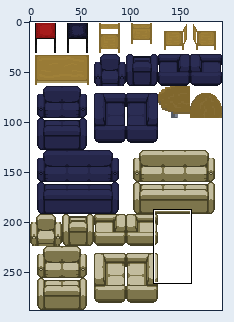
Sprite sheet -- CD_Objects.png. Above, an overview of the earlier version with the close-up marked.
Close-up. As it was:
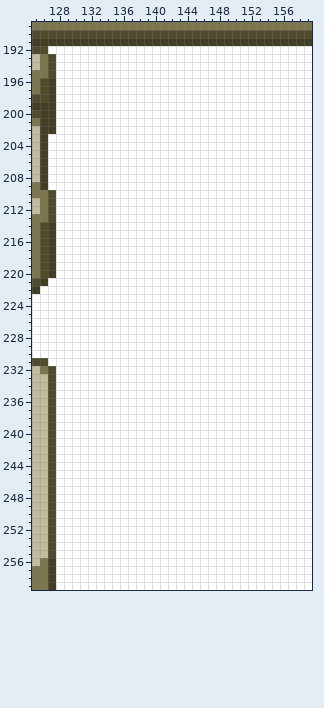
The file is 192x288 pixels. Colours within 5 levels of each other are drawn and written as one. Shown: x 125..159, y 189..259.
And afterwards:
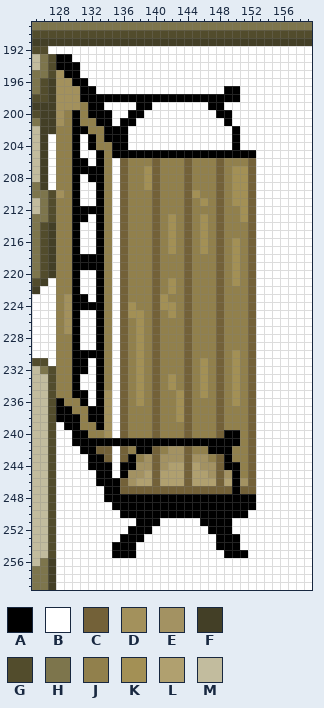
Palette (. is transparent): A #000000  B #ffffff  C #736138  D #a3915c  E #a39262  F #433f26  G #524c2c  H #7d754c  J #91804c  K #a39055  L #b0a06f  M #c2bc9e
The commit says: Bank hinzugefügt
The edit:
Changed rows in their new state; - is an unchanged pixel.
first column x 128:
193 AA-----------------------
194 AAA----------------------
195 DAA----------------------
196 DDAA---------------------
197 DDDAA----------------AA--
198 DDDAAAAAAAAAAAAAAAAAAAA--
199 DDDJAA----AA-------AA----
200 DJAJAAA--AA---------AA---
201 DJAJJAA-AA-----------A---
202 JJAAJJAAA-------------A--
203 JJA-AJAAA-------------A--
204 JJA-AJJAA-------------A--
205 JJA--AJAAAAAAAAAAAAAAAAAA
206 JJAA-AJ-CJJJCJJJCJJJCJJJC
207 JJAAAAJ-CJJKCJJJCJJJCJKKC
208 JJA-AAJ-CJJKCJJJCJJJCJKKC
209 JJA--AJ-CJJKCJJJCJJJCJKKC
210 DJA--AJ-CJJJCJJJCKJJCJKKC
211 JJA--AJ-CJJJCJJJCJKJCJKKC
212 JJAAAAJ-CJJJCJJJCJJJCJJKC
213 JJAA-AJ-CJJJCJKJCJKJCJJKC
214 JJA--AJ-CJJJCJKJCJKJCJJJC
215 JJA--AJ-CJJJCJKJCJKJCJJJC
216 JJA--AJ-CJJJCJKJCJKJCJKJC
217 JJA--AJ-CJJJCJKJCJKJCJKJC
218 JJAAAAJ-CJJJCJJJCJJJCJKJC
219 JJAAAAJ-CJJJCJJJCJJJCJKJC
220 JJA--AJ-CJJJCJJJCJJJCJKJC
221 JJA--AJ-CJJJCJKJCJJJCJKJC
222 JJA--AJ-CJJJCJKJCJJJCJJJC
223 JDAA-AJ-CJJJCKJJCJJJCJJJC
224 JDAAAAJ-CKJJCKKJCJJJCJJJC
225 JDA--AJ-CKKJCJKJCJJJCJJJC
226 JDA--AJ-CJKJCJJJCJJJCJJJC
227 JDA--AJ-CJKJCJJJCJJJCJJJC
228 JJA--AJ-CJKJCJJJCJJJCJJJC
229 JJA--AJ-CJKJCJJJCJJJCJJJC
230 JJAAAAJ-CJKJCJJJCJJJCJKJC
231 JJAA-AJ-CJKJCJJJCJKJCJKJC
232 JJAA-AJ-CJKJCJJJCJKJCJKJC
233 JJA--AJ-CJKJCJKJCJKJCJKJC
234 JJA--AJ-CJKJCJKJCJKJCJKJC
235 JJAA-AD-CJKJCJJKCJKJCJKJC
236 AJJA-AD-CJKJCJJKCJJJCJKJC
237 AAJJAAD-CJJJCJJKCJJJCJJJC
238 AAAJAAD-CJJJCJJKCJJJCJJJC
239 -AAJJAD-CJJJCJJJCJJJCJJJC
240 --AAJJD-CJJJCJJJCJJJCAAJC
241 --AAAAAAAAAAAAAAAAAAAAAJC
242 ---AACC-CJAACJEECJJAAAJJC
243 ----AAC-CAJECEEECEEJCAJJC
244 ----AAA-AAEECELLCLEECAAJC
245 -----AA-AEELCLLLCLLECEAJC
246 -----AAACELLCLLLCLLLCLAEC
247 ------AACCCCCCCCCCCCCCACC
248 ------AAAAAAAAAAAAAAAAAAA
249 -------AAAAAAAAAAAAAAAAAA
250 --------AAAAAAAAAAAAAAAA-
251 ----------AAA-----AAAA---
252 ---------AAA-------AAA---
253 --------AAA---------AAA--
254 -------AAA----------AAA--
255 -------AAA-----------AAA-
Where, in picture pixels (left, top, right, bottom), the same in both close-ups:
changed: (56, 54, 256, 558)
